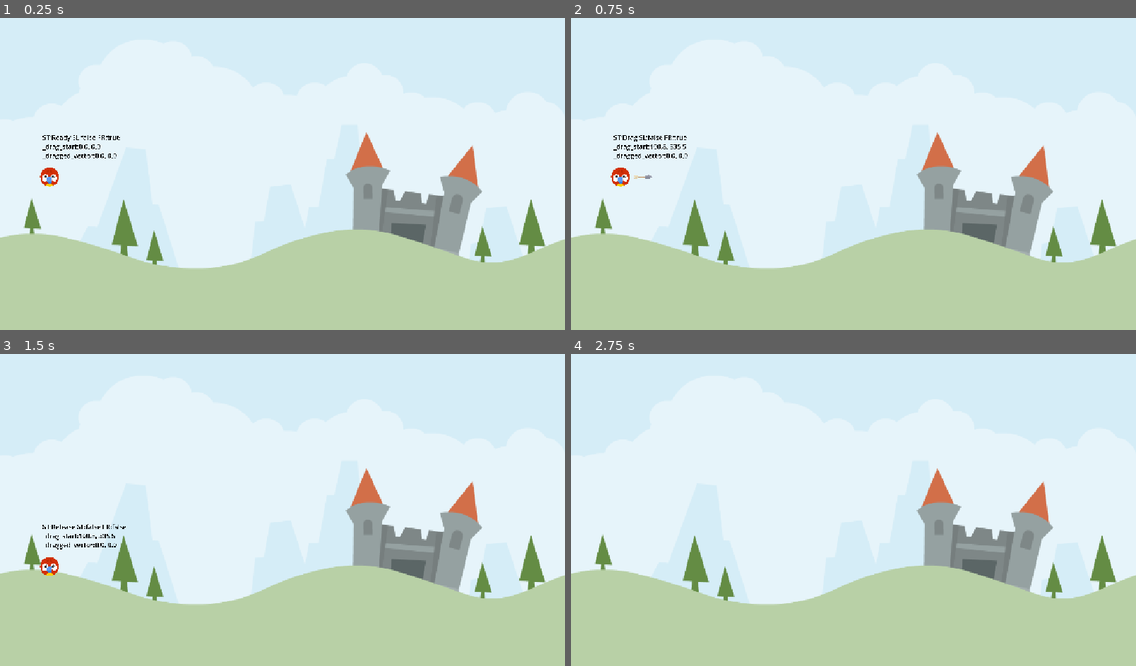
Above: before the commit, frames 1-4 (two rows, left to right).
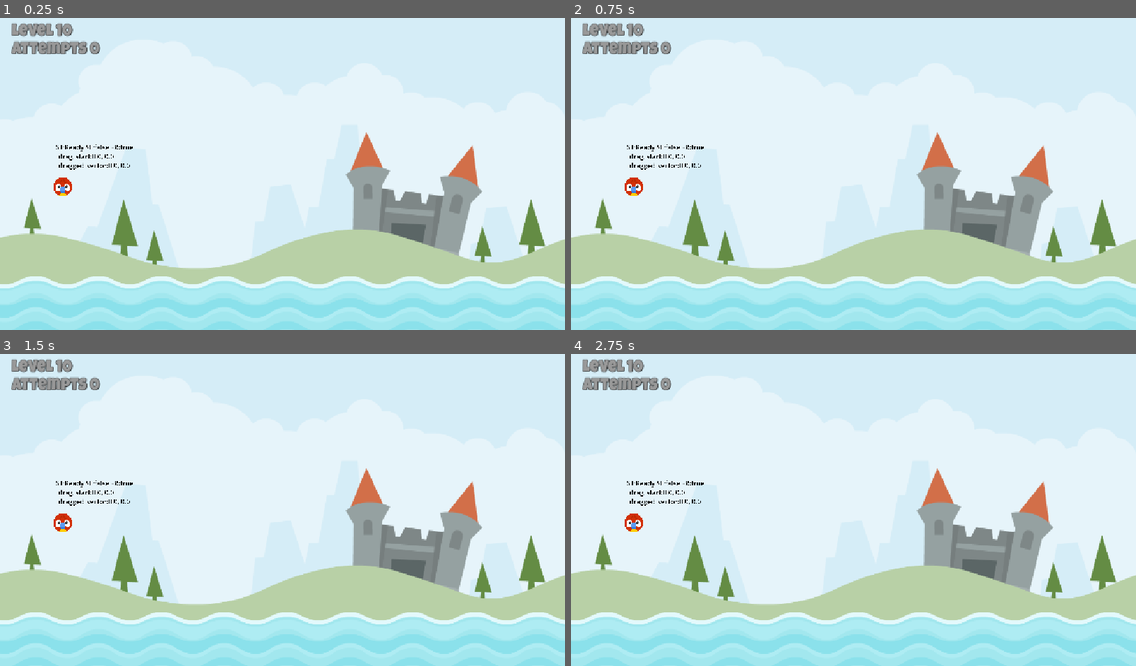
Above: after the commit, the same moments.

Repository: KarmaIsHere/AngryAnimals
Game: Godot game, scene res://Scenes/LevelBase/LevelBase.tscn
Same seed, same stepped clock (60 frames per second), same inputs: the game is played once before the commit and once after it.
Inputs (mouse positions are in pixels of both pictures, inside the frame that each line leads up to):
- Up to frame 1 (0.25 s): no input
- Up to frame 2 (0.75 s): tap Enter at 0.5 s; drag from (621, 177) to (910, 102) at 0.52 s
- Up to frame 3 (1.5 s): drag from (169, 522) to (254, 569) at 1.27 s
- Up to frame 4 (2.75 s): move the mouse to (910, 438) at 2.02 s; press the mouse at (910, 438) at 2.03 s

The runs differ from the first frame. In frame 1, 18% of the frame differs, in the area x 0-100%, y 1-100%; in frame 2, 18%; in frame 3, 18%; in frame 4, 17%.

Commit message:
added game objects and level UI

Diff:
--- /dev/null
+++ b/Globals/SignalHub.gd
@@ -0,0 +1,14 @@
+extends Node
+
+signal on_animal_died
+signal on_attempt_made
+signal on_cup_destroyed(remaining_cups: int)
+
+func emit_on_animal_died() -> void:
+	on_animal_died.emit()
+
+func emit_on_attempt_made() -> void:
+	on_attempt_made.emit()
+
+func emit_on_cup_destroyed(remaining_cups: int) -> void:
+	on_cup_destroyed.emit(remaining_cups)
--- /dev/null
+++ b/Resources/blue_72_font.tres
@@ -0,0 +1,11 @@
+[gd_resource type="LabelSettings" load_steps=2 format=3 uid="uid://cdk1f7xl7w17q"]
+
+[ext_resource type="FontFile" uid="uid://dj5t0nw8h248n" path="res://assets/fonts/LuckiestGuy-Regular.ttf" id="1_ce4mh"]
+
+[resource]
+font = ExtResource("1_ce4mh")
+font_size = 72
+font_color = Color(0.22331035, 0.91624755, 0.91580534, 1)
+outline_size = 4
+outline_color = Color(0.11764706, 0.11764706, 0.11764706, 1)
+shadow_color = Color(0, 0, 0, 0.52156866)
--- /dev/null
+++ b/Resources/gray_32_font.tres
@@ -0,0 +1,11 @@
+[gd_resource type="LabelSettings" load_steps=2 format=3 uid="uid://cp1lgry6i012a"]
+
+[ext_resource type="FontFile" uid="uid://dj5t0nw8h248n" path="res://assets/fonts/LuckiestGuy-Regular.ttf" id="1_66hnv"]
+
+[resource]
+font = ExtResource("1_66hnv")
+font_size = 32
+font_color = Color(0.60122335, 0.6012229, 0.60122293, 1)
+outline_size = 4
+outline_color = Color(0.11764706, 0.11764706, 0.11764706, 1)
+shadow_color = Color(0, 0, 0, 0.52156866)
--- /dev/null
+++ b/Resources/light_48_font.tres
@@ -0,0 +1,11 @@
+[gd_resource type="LabelSettings" load_steps=2 format=3 uid="uid://cbjh05war0e0t"]
+
+[ext_resource type="FontFile" uid="uid://dj5t0nw8h248n" path="res://assets/fonts/LuckiestGuy-Regular.ttf" id="1_0rgui"]
+
+[resource]
+font = ExtResource("1_0rgui")
+font_size = 48
+font_color = Color(0.89930046, 0.92730814, 0.58215636, 1)
+outline_size = 4
+outline_color = Color(0.11764706, 0.11764706, 0.11764706, 1)
+shadow_color = Color(0, 0, 0, 0.52156866)
--- a/Scenes/Animal/Animal.gd
+++ b/Scenes/Animal/Animal.gd
@@ -48,6 +48,10 @@
 	ds += "_dragged_vector:%.1f, %.1f" % [_dragged_vector.x, _dragged_vector.y]
 	debug_label.text = ds
 
+func die() -> void:
+	SignalHub.emit_on_animal_died()
+	queue_free()
+
 #endregion
 
 #region drag
@@ -87,6 +91,8 @@
 	launch_sound.play()
 	freeze = false
 	apply_central_impulse(calculate_impulse())
+	SignalHub.emit_on_attempt_made()
+
 
 #endregion
 
@@ -120,14 +126,20 @@
 
 
 func _on_visible_on_screen_notifier_2d_screen_exited() -> void:
-	pass # Replace with function body.
+	die()
 
 
 func _on_sleeping_state_changed() -> void:
-	pass # Replace with function body.
+	if sleeping == true:
+		for body in get_colliding_bodies():
+			if body is Cup:
+				body.die()
+		call_deferred("die")
 
 
 func _on_body_entered(body: Node) -> void:
-	pass # Replace with function body.
+	if body is Cup and kick_sound.playing == false:
+		kick_sound.play()
+
 
 #endregion
--- /dev/null
+++ b/Scenes/Cup/Cup.gd
@@ -0,0 +1,20 @@
+extends StaticBody2D
+
+class_name Cup
+
+static var _num_cups: int = 0
+
+@onready var animation_player: AnimationPlayer = $AnimationPlayer
+
+# Called when the node enters the scene tree for the first time.
+func _ready() -> void:
+	_num_cups += 1
+	print("_num_cups:", _num_cups)
+
+func die() -> void:
+	animation_player.play("vanish")
+
+func _on_animation_player_animation_finished(anim_name: StringName) -> void:
+	_num_cups -= 1
+	SignalHub.emit_on_cup_destroyed(_num_cups)
+	queue_free()
--- /dev/null
+++ b/Scenes/Cup/Cup.tscn
@@ -0,0 +1,72 @@
+[gd_scene load_steps=7 format=3 uid="uid://bkfc5su7ybr2m"]
+
+[ext_resource type="Texture2D" uid="uid://cpf66e8eprr8j" path="res://assets/env/elementWood004.png" id="1_1tkc5"]
+[ext_resource type="Script" uid="uid://cckglxd5vkrcu" path="res://Scenes/Cup/Cup.gd" id="1_nfkcc"]
+[ext_resource type="Texture2D" uid="uid://1p7g78n706x1" path="res://assets/env/elementWood015.png" id="2_jdgvp"]
+[ext_resource type="AudioStream" uid="uid://bnstv2euy7nhk" path="res://assets/audio/vanish.wav" id="3_jdgvp"]
+
+[sub_resource type="Animation" id="Animation_nfkcc"]
+resource_name = "vanish"
+step = 0.1
+tracks/0/type = "value"
+tracks/0/imported = false
+tracks/0/enabled = true
+tracks/0/path = NodePath("WoodSprites:scale")
+tracks/0/interp = 2
+tracks/0/loop_wrap = true
+tracks/0/keys = {
+"times": PackedFloat32Array(0, 0.2, 0.8),
+"transitions": PackedFloat32Array(1, 1, 1),
+"update": 0,
+"values": [Vector2(0.5, 0.5), Vector2(1.5, 1.5), Vector2(0, 0)]
+}
+tracks/1/type = "audio"
+tracks/1/imported = false
+tracks/1/enabled = true
+tracks/1/path = NodePath("Sound")
+tracks/1/interp = 1
+tracks/1/loop_wrap = true
+tracks/1/keys = {
+"clips": [{
+"end_offset": 0.0,
+"start_offset": 0.0,
+"stream": ExtResource("3_jdgvp")
+}],
+"times": PackedFloat32Array(0)
+}
+tracks/1/use_blend = true
+
+[sub_resource type="AnimationLibrary" id="AnimationLibrary_q4041"]
+_data = {
+&"vanish": SubResource("Animation_nfkcc")
+}
+
+[node name="Cup" type="StaticBody2D"]
+script = ExtResource("1_nfkcc")
+
+[node name="WoodSprites" type="Node2D" parent="."]
+scale = Vector2(0.5, 0.5)
+
+[node name="Sprite2D" type="Sprite2D" parent="WoodSprites"]
+position = Vector2(-72, -68)
+texture = ExtResource("1_1tkc5")
+
+[node name="Sprite2D2" type="Sprite2D" parent="WoodSprites"]
+texture = ExtResource("1_1tkc5")
+offset = Vector2(72, -68)
+flip_h = true
+
+[node name="Sprite2D3" type="Sprite2D" parent="WoodSprites"]
+texture = ExtResource("2_jdgvp")
+
+[node name="CollisionPolygon2D" type="CollisionPolygon2D" parent="."]
+polygon = PackedVector2Array(-53, -52, -54, 17, 54, 17, 53, -52, 19, -17, -18, -17)
+
+[node name="AnimationPlayer" type="AnimationPlayer" parent="."]
+libraries = {
+&"": SubResource("AnimationLibrary_q4041")
+}
+
+[node name="Sound" type="AudioStreamPlayer2D" parent="."]
+
+[connection signal="animation_finished" from="AnimationPlayer" to="." method="_on_animation_player_animation_finished"]
--- /dev/null
+++ b/Scenes/GameUi/GameUi.gd
@@ -0,0 +1,23 @@
+extends Control
+
+@onready var attempts_label: Label = $MarginContainer/VBoxContainer/AttemptsLabel
+@onready var music: AudioStreamPlayer2D = $Music
+@onready var complete_label: VBoxContainer = $MarginContainer/CompleteLabel
+
+var _attempts: int = -1
+
+func _ready() -> void:
+	on_attempt_made()
+
+func _enter_tree() -> void:
+	SignalHub.on_attempt_made.connect(on_attempt_made)
+	SignalHub.on_cup_destroyed.connect(on_cup_destryoed)
+
+func on_attempt_made() -> void:
+	_attempts += 1
+	attempts_label.text = "Attempts %s" % _attempts
+
+func on_cup_destryoed(remaining_cups: int) -> void:
+	if remaining_cups == 0:
+		music.play()
+		complete_label.show()
--- /dev/null
+++ b/Scenes/GameUi/GameUi.tscn
@@ -0,0 +1,67 @@
+[gd_scene load_steps=6 format=3 uid="uid://b0eplc74y34yg"]
+
+[ext_resource type="Script" uid="uid://d4k5u6xr30wtg" path="res://Scenes/GameUi/GameUi.gd" id="1_5hvfd"]
+[ext_resource type="LabelSettings" uid="uid://cp1lgry6i012a" path="res://Resources/gray_32_font.tres" id="1_mb7aw"]
+[ext_resource type="LabelSettings" uid="uid://cdk1f7xl7w17q" path="res://Resources/blue_72_font.tres" id="2_anolp"]
+[ext_resource type="LabelSettings" uid="uid://cbjh05war0e0t" path="res://Resources/light_48_font.tres" id="3_tt7lr"]
+[ext_resource type="AudioStream" uid="uid://jvg4j101h1ch" path="res://assets/audio/jazzyfrenchy.mp3" id="4_tt7lr"]
+
+[node name="GameUi" type="Control"]
+layout_mode = 3
+anchors_preset = 15
+anchor_right = 1.0
+anchor_bottom = 1.0
+grow_horizontal = 2
+grow_vertical = 2
+mouse_filter = 2
+script = ExtResource("1_5hvfd")
+
+[node name="MarginContainer" type="MarginContainer" parent="."]
+layout_mode = 1
+anchors_preset = 15
+anchor_right = 1.0
+anchor_bottom = 1.0
+grow_horizontal = 2
+grow_vertical = 2
+mouse_filter = 2
+theme_override_constants/margin_left = 24
+theme_override_constants/margin_top = 24
+theme_override_constants/margin_right = 24
+theme_override_constants/margin_bottom = 24
+
+[node name="VBoxContainer" type="VBoxContainer" parent="MarginContainer"]
+layout_mode = 2
+
+[node name="LevelLabel" type="Label" parent="MarginContainer/VBoxContainer"]
+layout_mode = 2
+text = "Level 10"
+label_settings = ExtResource("1_mb7aw")
+
+[node name="AttemptsLabel" type="Label" parent="MarginContainer/VBoxContainer"]
+layout_mode = 2
+text = "Attempt 0"
+label_settings = ExtResource("1_mb7aw")
+
+[node name="CompleteLabel" type="VBoxContainer" parent="MarginContainer"]
+visible = false
+layout_mode = 2
+size_flags_horizontal = 4
+size_flags_vertical = 4
+
+[node name="LevelLabel" type="Label" parent="MarginContainer/CompleteLabel"]
+layout_mode = 2
+text = "Level Complete"
+label_settings = ExtResource("2_anolp")
+horizontal_alignment = 1
+vertical_alignment = 1
+
+[node name="LevelLabel2" type="Label" parent="MarginContainer/CompleteLabel"]
+layout_mode = 2
+text = "Press Space"
+label_settings = ExtResource("3_tt7lr")
+horizontal_alignment = 1
+vertical_alignment = 1
+
+[node name="Music" type="AudioStreamPlayer2D" parent="."]
+stream = ExtResource("4_tt7lr")
+parameters/looping = true
--- /dev/null
+++ b/Scenes/LevelBase/LevelBase.gd
@@ -0,0 +1,16 @@
+extends Node2D
+
+const ANIMAL = preload("uid://4vfjfaymt8bu")
+@onready var animal_start: Marker2D = $AnimalStart
+
+# Called when the node enters the scene tree for the first time.
+func _ready() -> void:
+	spawn_animal()
+
+func _enter_tree() -> void:
+	SignalHub.on_animal_died.connect(spawn_animal)
+
+func spawn_animal() -> void:
+	var animal = ANIMAL.instantiate()
+	animal.position = animal_start.position
+	add_child(animal)
--- a/Scenes/LevelBase/LevelBase.tscn
+++ b/Scenes/LevelBase/LevelBase.tscn
@@ -1,9 +1,13 @@
-[gd_scene load_steps=3 format=3 uid="uid://7lgcdb3ntmku"]
+[gd_scene load_steps=6 format=3 uid="uid://7lgcdb3ntmku"]
 
 [ext_resource type="Texture2D" uid="uid://d0h8tl5wxu6iu" path="res://assets/scene/colored_castle.png" id="1_5ufo3"]
-[ext_resource type="PackedScene" uid="uid://4vfjfaymt8bu" path="res://Animal.tscn" id="2_bgw71"]
+[ext_resource type="Script" uid="uid://qclxcvc83281" path="res://Scenes/LevelBase/LevelBase.gd" id="1_bgw71"]
+[ext_resource type="PackedScene" uid="uid://duta18cdnofye" path="res://Water/Water.tscn" id="3_78m1b"]
+[ext_resource type="PackedScene" uid="uid://bkfc5su7ybr2m" path="res://Scenes/Cup/Cup.tscn" id="4_3lxj6"]
+[ext_resource type="PackedScene" uid="uid://b0eplc74y34yg" path="res://Scenes/GameUi/GameUi.tscn" id="5_lmtt4"]
 
 [node name="LevelBase" type="Node2D"]
+script = ExtResource("1_bgw71")
 
 [node name="ColoredCastle" type="Sprite2D" parent="."]
 position = Vector2(-8, -259)
@@ -11,5 +15,15 @@
 texture = ExtResource("1_5ufo3")
 centered = false
 
-[node name="Animal" parent="." instance=ExtResource("2_bgw71")]
-position = Vector2(101, 336)
+[node name="AnimalStart" type="Marker2D" parent="."]
+position = Vector2(128, 356)
+
+[node name="Water" parent="." instance=ExtResource("3_78m1b")]
+position = Vector2(576, 602)
+
+[node name="Cup" parent="." instance=ExtResource("4_3lxj6")]
+position = Vector2(261, 410)
+
+[node name="CanvasLayer" type="CanvasLayer" parent="."]
+
+[node name="GameUi" parent="CanvasLayer" instance=ExtResource("5_lmtt4")]
--- /dev/null
+++ b/Water/Water.gd
@@ -0,0 +1,7 @@
+extends Area2D
+
+@onready var splash_sound: AudioStreamPlayer2D = $SplashSound
+
+func _on_body_entered(body: Node2D) -> void:
+	splash_sound.position = body.position
+	splash_sound.play()
--- /dev/null
+++ b/Water/Water.tscn
@@ -0,0 +1,27 @@
+[gd_scene load_steps=5 format=3 uid="uid://duta18cdnofye"]
+
+[ext_resource type="Script" uid="uid://cxav0cgi73cml" path="res://Water/Water.gd" id="1_jg1tu"]
+[ext_resource type="Texture2D" uid="uid://de865tjay3x8c" path="res://assets/scene/waterTop_high.png" id="1_todos"]
+[ext_resource type="AudioStream" uid="uid://cgjmdub3l0qou" path="res://assets/audio/splash.ogg" id="3_etan3"]
+
+[sub_resource type="RectangleShape2D" id="RectangleShape2D_vro71"]
+size = Vector2(1202, 14)
+
+[node name="Water" type="Area2D"]
+script = ExtResource("1_jg1tu")
+
+[node name="Sprite2D" type="Sprite2D" parent="."]
+z_index = 1
+texture_repeat = 2
+texture = ExtResource("1_todos")
+region_enabled = true
+region_rect = Rect2(0, 1, 1200, 127)
+
+[node name="CollisionShape2D" type="CollisionShape2D" parent="."]
+position = Vector2(1, -24)
+shape = SubResource("RectangleShape2D_vro71")
+
+[node name="SplashSound" type="AudioStreamPlayer2D" parent="."]
+stream = ExtResource("3_etan3")
+
+[connection signal="body_entered" from="." to="." method="_on_body_entered"]
--- a/project.godot
+++ b/project.godot
@@ -14,6 +14,10 @@
 run/main_scene="uid://7lgcdb3ntmku"
 config/features=PackedStringArray("4.5", "Mobile")
 config/icon="res://icon.svg"
+
+[autoload]
+
+SignalHub="*res://Globals/SignalHub.gd"
 
 [display]
 
Not shown, added: Globals/SignalHub.gd.uid
Not shown, added: Scenes/Cup/Cup.gd.uid
Not shown, added: Scenes/GameUi/GameUi.gd.uid
Not shown, added: Scenes/LevelBase/LevelBase.gd.uid
Not shown, added: Water/Water.gd.uid
